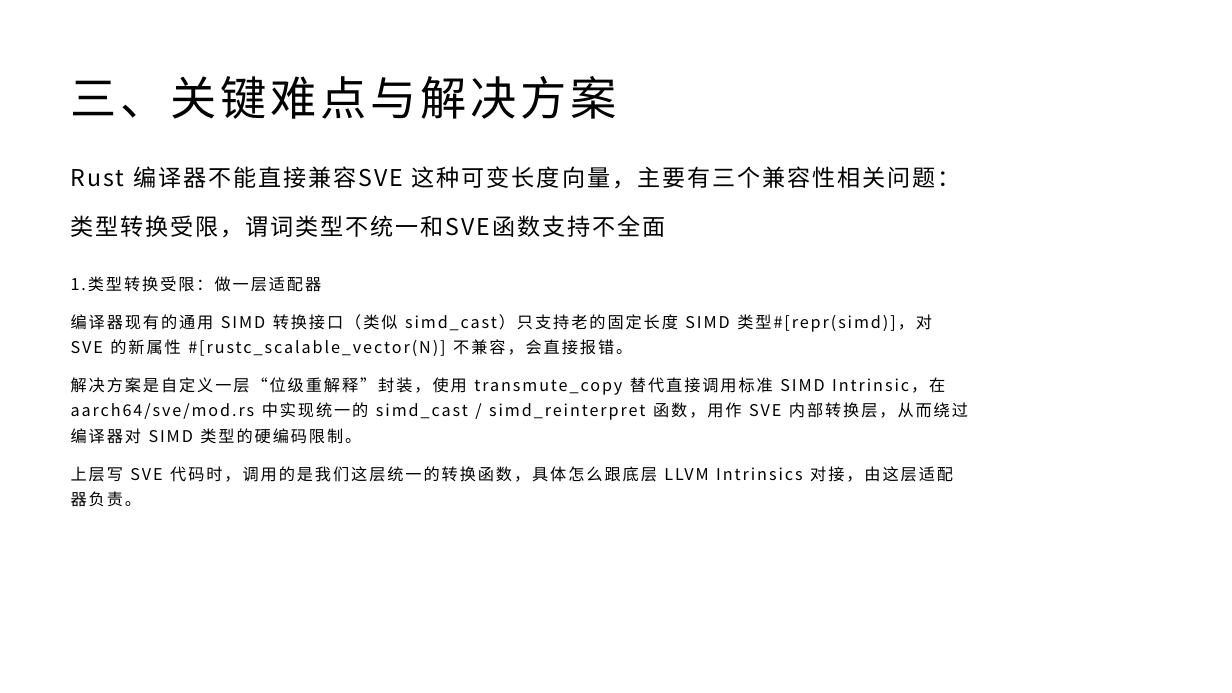
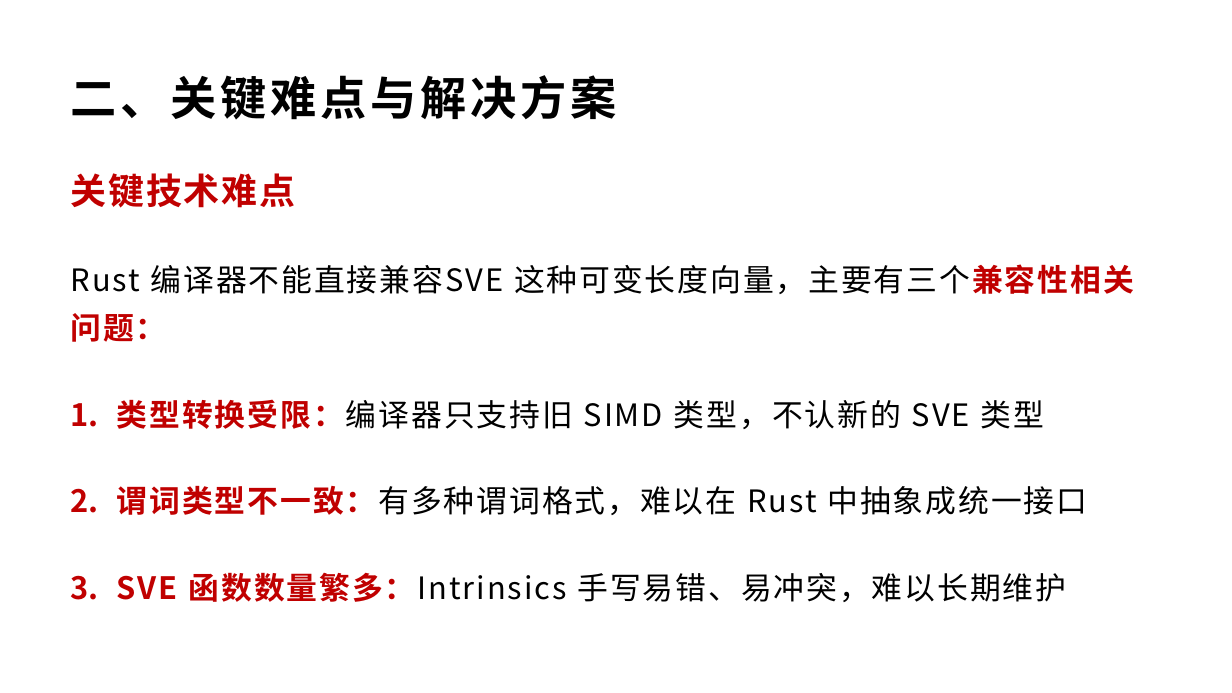
Before and after one commit to GWTINYC/rust, a slide deck: slide 6 of Rust Report.pptx (slide 7 before the commit). Drawn at 1232x693 pixels with LibreOffice and Linux fonts; fonts in the diff are those of the drawing. Boxes give left, top, right and bottom in pixels: in the first picture for what was removed or moved away, otherwise in the second. Text is boxed around its words. In the diff, an @@ line names an element or a change of style, - is before the commit and + after.

```diff
--- a/Rust Report.pptx
+++ b/Rust Report.pptx
@@ title at <box>71,75,617,120</box>: text changed; bold on @@
-三、关键难点与解决方案
+二、关键难点与解决方案
@@ text at <box>71,173,296,208</box>: paragraph added @@
+关键技术难点
@@ text at <box>71,264,1134,342</box>: size 18 to 24 pt in "Rust 编译器不能直接兼容SVE 这种可变长度向量，主要有三个兼容性相关问题："; text colour #000000 to #C00000, bold on in "这种可变长度向量，主要有三个兼容性相关问题："; more space between paragraphs @@
@@ text removed at <box>71,276,968,507</box> @@
-1.类型转换受限：做一层适配器
-编译器现有的通用 SIMD 转换接口（类似 simd_cast）只支持老的固定长度 SIMD 类型#[repr(simd)]，对 SVE 的新属性 #[rustc_scalable_vector(N)] 不兼容，会直接报错。
-解决方案是自定义一层“位级重解释”封装，使用 transmute_copy 替代直接调用标准 SIMD Intrinsic，在 aarch64/sve/mod.rs 中实现统一的 simd_cast / simd_reinterpret 函数，用作 SVE 内部转换层，从而绕过编译器对 SIMD 类型的硬编码限制。
-上层写 SVE 代码时，调用的是我们这层统一的转换函数，具体怎么跟底层 LLVM Intrinsics 对接，由这层适配器负责。
@@ text at <box>117,399,1088,602</box>: text changed; size 18 to 24 pt @@
-类型转换受限，谓词类型不统一和SVE函数支持不全面
+1. 类型转换受限：编译器只支持旧 SIMD 类型，不认新的 SVE 类型
+2. 谓词类型不一致：有多种谓词格式，难以在 Rust 中抽象成统一接口
+3. SVE 函数数量繁多：Intrinsics 手写易错、易冲突，难以长期维护
```
Also in this commit, not shown: 7 other slides changed, 3 slides added, 2 slides removed.
